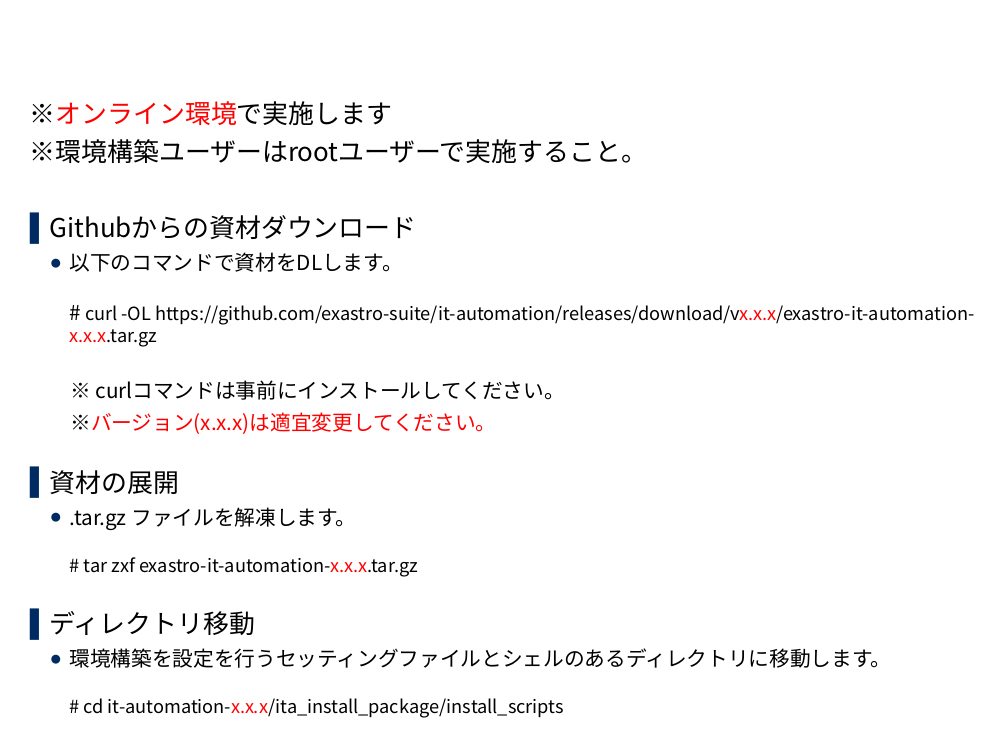
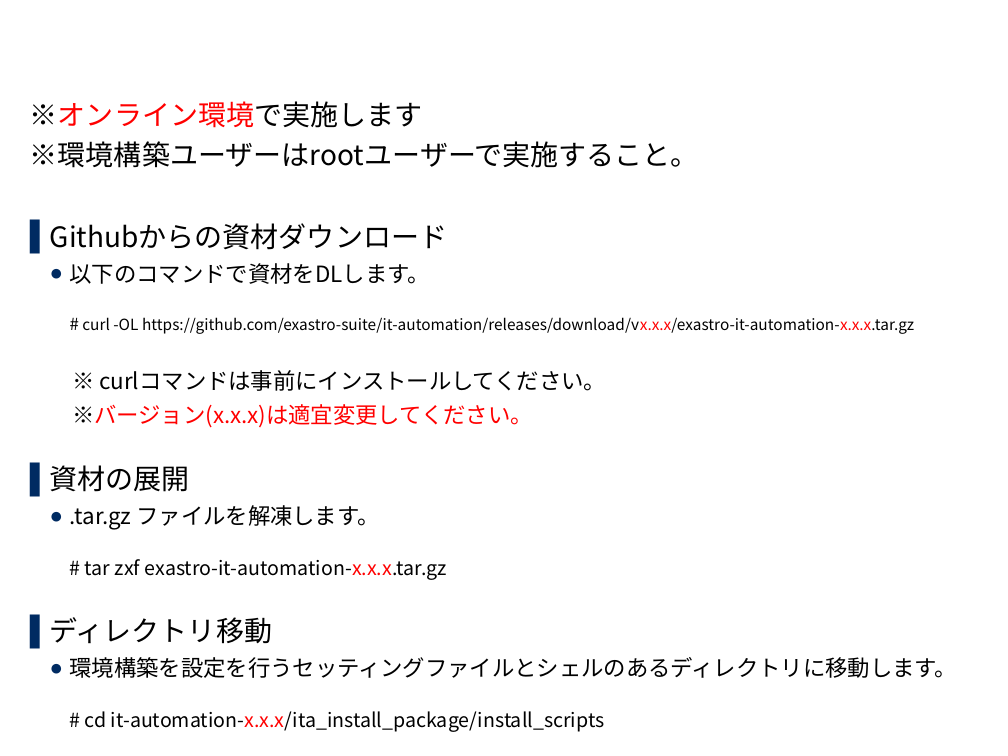
Before and after one commit to exastro-suite/it-automation-docs, a slide deck: slide 15 of asset/Learn_ja/ITA-offline-install_ja.pptx. Drawn at 1008x756 pixels with LibreOffice and Linux fonts; fonts in the diff are those of the drawing; background and template pictures are left out. Boxes give left, top, right and bottom in pixels: in the first picture for what was removed or moved away, otherwise in the second. Text is boxed around its words. In the diff, an @@ line names an element or a change of style, - is before the commit and + after.

```diff
--- a/asset/Learn_ja/ITA-offline-install_ja.pptx
+++ b/asset/Learn_ja/ITA-offline-install_ja.pptx
@@ text "※オンライン環境で実施します" at box(30, 101, 958, 732): size 18.5 to 20 pt in "※オンライン環境で実施します", "※環境構築ユーザーはrootユーザーで実施すること。", "Githubからの資材ダウンロード", "資材の展開" and 1 more places; size 14.8 to 16 pt in "以下のコマンドで資材をDLします。", "※ curlコマンドは事前にインストールしてください。", "※バージョン(x.x.x)は適宜変更してください。", ".tar.gz ファイルを解凍します。" and 1 more places; size 14.8 to 12 pt in "#"; size 12.9 to 11 pt in "curl -OL https://github.com/exastro-suite/it-automation/rele ..."; size 12.9 to 14 pt in "# tar zxf exastro-it-automation-x.x.x.tar.gz", "# cd it-automation-x.x.x/ita_install_package/install_scripts" @@
```
Also in this commit, not shown: 9 other slides changed, 21 other files.
